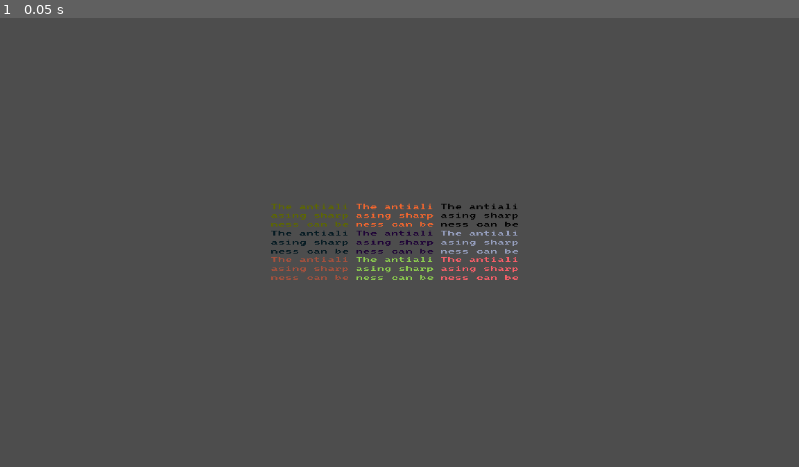
Above: before the commit, frame 1.
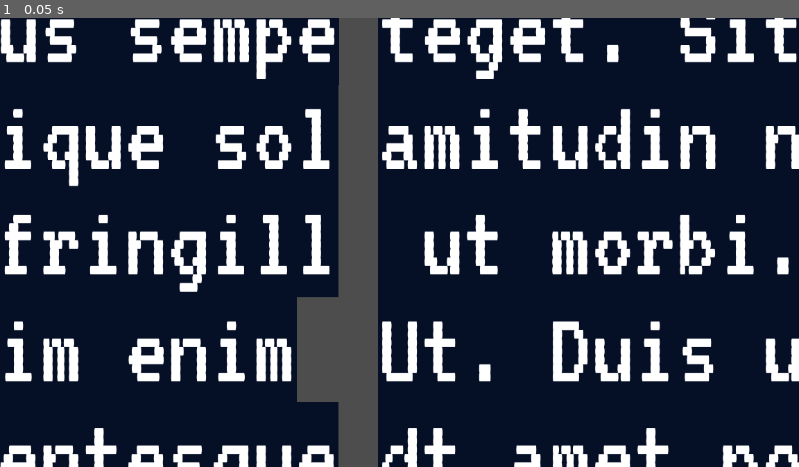
Above: after the commit, the same moment.

Repository: bjornarprytz/discovery
Game: Godot game, scene res://main.tscn
Same seed, same stepped clock (60 frames per second), same inputs: the game is played once before the commit and once after it.
Inputs:
- Up to frame 1 (0.05 s): no input

The runs differ from the first frame. In frame 1, 94% of the frame differs, in the area x 0-100%, y 0-100%.

Commit message:
fixed a lot of bugs. Still a off-by-one thing remains

Diff:
--- a/src/autoload.gd
+++ b/src/autoload.gd
@@ -1,7 +1,9 @@
-@tool
 extends Node2D
 class_name Global
 
+signal moved(step: Vector2)
+
+const font_size : Vector2 = Vector2(102.0, 256.0)
 var corpus_line_length : int = 64
 var segment_width : int = 12
 var segment_height : int = 3
@@ -11,7 +13,7 @@
 var words : Array[String] = []
 var visited : Array[bool] = []
 
-var corpus = "
+@onready var corpus = "
 Lorem ipsum dolor sit amet, consectetur adipiscing elit, sed do eiusmod tempor incididunt ut labore et dolore magna ali …(780 unchanged characters)…
 Arcu ac tortor dignissim convallis aenean. Proin sed libero enim sed faucibus turpis. Sagittis purus sit amet volutpat  …(819 unchanged characters)…
 Sit amet commodo nulla facilisi. Blandit aliquam etiam erat velit scelerisque in dictum non consectetur. Mauris in aliq …(690 unchanged characters)…
@@ -20,13 +22,18 @@
 "
 func visit(idx: int) -> void:
 	var normalized_idx = normalize_idx(idx)
+	print("Visiting ", normalized_idx, " ", get_char_at(idx))
 	assert(!visited[normalized_idx])
 	visited[normalized_idx] = true
 
 func is_visited(idx: int) -> bool:
 	var normalized_idx = normalize_idx(idx)
+	var result = visited[normalized_idx]
 
-	return visited[normalized_idx]
+	if (result):
+		print(normalized_idx, " is visited")
+
+	return result
 
 func get_char_at(idx: int) -> String:
 	var normalized_idx = normalize_idx(idx)
@@ -39,6 +46,8 @@
 	while n < 0:
 		n += corpus.length()
 
+	#if (n != idx):
+		#print ("Normalized ", idx, " to ", n, " because it was outside bounds: ", corpus.length())
 	return n
 
 
--- a/src/logic/text-segment.gd
+++ b/src/logic/text-segment.gd
@@ -1,4 +1,3 @@
-@tool
 extends RichTextLabel
 class_name TextSegment
 
@@ -6,34 +5,47 @@
 
 var t : RichTextEffect
 
+func set_start_index(idx: int) -> void:
+	var normalized_idx = Autoload.normalize_idx(idx)
+	start_index = normalized_idx
+	refresh()
+
+
 func contains_idx(idx: int) -> bool:
-	# TODO: Check if this actually works
-
 	var normalized_idx = Autoload.normalize_idx(idx)
 
 	for l in range(Autoload.segment_height):
-		if (start_index >= normalized_idx and normalized_idx >= Autoload.corpus_line_length):
+		var line_idx = start_index + (l * Autoload.corpus_line_length)
+
+		if (line_idx <= normalized_idx and normalized_idx < line_idx + Autoload.segment_width):
 			return true
-		normalized_idx -= Autoload.corpus_line_length
 
 	return false
 
-func set_start_index(idx: int) -> void:
-	var normalized_idx = Autoload.normalize_idx(idx)
-	start_index = normalized_idx
+func refresh() -> void:
 	clear()
+	push_bgcolor(Color.from_string("050f26", Color.PURPLE))
 	for l in range(Autoload.segment_height):
-		var line = _get_line(start_index + (l * Autoload.corpus_line_length))
-		append_text(line)
+		_append_line(start_index + (l * Autoload.corpus_line_length))
+	pop()
 
-func _get_line(idx: int) -> String:
-
-	var corpus : String = Autoload.corpus
+func _append_line(idx: int) -> void:
 	var normalized_idx = Autoload.normalize_idx(idx)
 
-	var line_end = normalized_idx + Autoload.segment_width
+	var is_marking : bool
+	for pos in range(Autoload.segment_width):
+		var char_idx = normalized_idx + pos
+		var letter = Autoload.get_char_at(char_idx)
+		var is_visited = Autoload.is_visited(char_idx)
 
-	if (line_end >= corpus.length()):
-		return corpus.substr(normalized_idx) + corpus.substr(0, line_end - corpus.length())
-	else:
-		return corpus.substr(normalized_idx, Autoload.segment_width)
+		if (is_visited and !is_marking):
+			is_marking = true
+			push_color(Color.PINK)
+		if (!is_visited and is_marking):
+			is_marking = false
+			pop()
+
+		append_text(letter)
+		print ("letter: (", letter, ")")
+	if (is_marking):
+		pop()
--- a/src/logic/text.gd
+++ b/src/logic/text.gd
@@ -1,14 +1,12 @@
-@tool
-
 extends Node2D
 class_name TextGame
 
 @onready var segment_spawner = preload("res://logic/text-segment.tscn")
+@onready var LINE_LENGTH : int = Autoload.corpus_line_length
 @onready var SEGMENT_HEIGHT : int = Autoload.segment_height * Autoload.corpus_line_length
 @onready var SEGMENT_WIDTH : int = Autoload.segment_width
 
 var current_pos : int = 0
-var center : Vector2
 
 var center_segment : TextSegment
 var north_segment : TextSegment
@@ -25,42 +23,41 @@
 	var destination : int
 	var character: String
 	var visited: bool
-
-
-# Called when the node enters the scene tree for the first time.
+	var step : Vector2
+
 func _ready() -> void:
-	_visit(randi_range(0, Autoload.corpus.length()-1))
-
-	var upper_left : int = current_pos - (((Autoload.segment_width) + (Autoload.segment_height * Autoload.corpus_line_length)) * 1.5)
+	var random_start = randi_range(0, Autoload.corpus.length()-1)
+	var upper_left : int = random_start - ((SEGMENT_WIDTH + SEGMENT_HEIGHT) * 1.5)
 
 	for y in range(3):
 		for x in range(3):
 			var segment = segment_spawner.instantiate() as TextSegment
-			segment.set_start_index(upper_left + (x * Autoload.segment_width) + (y * Autoload.segment_height * Autoload.corpus_line_length))
+			segment.set_start_index(upper_left + (x * SEGMENT_WIDTH) + (y * SEGMENT_HEIGHT))
 			add_child(segment)
 
 			segment.position = -segment.size + Vector2(segment.size.x * x, segment.size.y * y)
-			segment.modulate = Color.from_hsv(randf(),randf(),randf())
-
-	center_segment = get_child(4)
+			#segment.modulate = Color.from_hsv(randf(),randf(),randf())
+
+	nw_segment = get_child(0)
 	north_segment = get_child(1)
 	ne_segment = get_child(2)
+	west_segment = get_child(3)
+	center_segment = get_child(4)
 	east_segment = get_child(5)
+	sw_segment = get_child(6)
+	south_segment = get_child(7)
 	se_segment = get_child(8)
-	south_segment = get_child(7)
-	sw_segment = get_child(6)
-	west_segment = get_child(3)
-	nw_segment = get_child(0)
-	center = (center_segment.size / 2) + Vector2(20.0, 20.0)
+
+	_visit(center_segment.start_index)
 
 func try_move(input : String) -> bool:
 	if (input.length() > 1):
 		return false
 
-	var up = _create_candidate(current_pos - SEGMENT_HEIGHT)
-	var right = _create_candidate(current_pos +1)
-	var down = _create_candidate(current_pos + SEGMENT_HEIGHT)
-	var left = _create_candidate(current_pos -1)
+	var up = _create_candidate(current_pos - LINE_LENGTH, Autoload.font_size * Vector2.UP)
+	var right = _create_candidate(current_pos +1, Autoload.font_size * Vector2.RIGHT)
+	var down = _create_candidate(current_pos + LINE_LENGTH, Autoload.font_size * Vector2.DOWN)
+	var left = _create_candidate(current_pos -1,  Autoload.font_size * Vector2.LEFT)
 
 	var visited = [up, right, down, left].filter(func (c: MoveCandidate): return c.visited)
 	var not_visited = [up, right, down, left].filter(func (c: MoveCandidate): return !c.visited)
@@ -72,31 +69,43 @@
 	for candidate in viable:
 		if (input.nocasecmp_to(candidate.character) == 0):
 			_visit(candidate.destination)
+			Autoload.moved.emit(candidate.step)
 			return true
 
-	if duplicates.any(func (cand: MoveCandidate): return input.nocasecmp_to(cand.character)):
-		print("Tried to move to a duplicate")
+	if duplicates.any(func (cand: MoveCandidate): return input.nocasecmp_to(cand.character) == 0):
+		print("Tried to move to a duplicate: ", input)
 
 	return false
 
 func _visit(target_idx: int):
-	# TODO update bbcodes
 	Autoload.visit(target_idx)
 	current_pos = target_idx
-	print("new pos ", Autoload.get_char_at(current_pos), " ", current_pos)
-
-func _create_candidate(target_idx: int) -> MoveCandidate:
+
+
+	if north_segment.contains_idx(current_pos):
+		_shift_north()
+	elif east_segment.contains_idx(current_pos):
+		_shift_east()
+	elif south_segment.contains_idx(current_pos):
+		_shift_south()
+	elif west_segment.contains_idx(current_pos):
+		_shift_west()
+
+	for s in get_children():
+		(s as TextSegment).refresh()
+
+func _create_candidate(target_idx: int, step: Vector2) -> MoveCandidate:
 	var candidate = MoveCandidate.new()
 	candidate.character = Autoload.get_char_at(target_idx)
 	candidate.destination = target_idx
 	candidate.visited = Autoload.is_visited(target_idx)
+	candidate.step = step
 	return candidate
 
 
 func _shift_north():
 	var new_upper_left : int = nw_segment.start_index - (SEGMENT_HEIGHT)
 	var move_by = center_segment.size.y * 3
-	print("Move y by: ", move_by)
 
 	var temp_segment = sw_segment
 	sw_segment = west_segment
@@ -123,7 +132,6 @@
 func _shift_east():
 	var new_upper_right : int = ne_segment.start_index + SEGMENT_WIDTH
 	var move_by = (center_segment.size.x * 3)
-	print("Move x by: ", move_by)
 
 	var temp_segment = nw_segment
 	nw_segment = north_segment
@@ -149,7 +157,6 @@
 func _shift_south():
 	var new_lower_left : int = sw_segment.start_index + (SEGMENT_HEIGHT)
 	var move_by = center_segment.size.y * 3
-	print("Move y by: ", move_by)
 
 	var temp_segment = nw_segment
 	nw_segment = west_segment
@@ -175,7 +182,6 @@
 func _shift_west():
 	var new_upper_left : int = nw_segment.start_index - SEGMENT_WIDTH
 	var move_by = (center_segment.size.x * 3)
-	print("Move x by: ", move_by)
 
 	var temp_segment = ne_segment
 	ne_segment = north_segment
--- a/src/main.gd
+++ b/src/main.gd
@@ -4,15 +4,28 @@
 @onready var game : TextGame = $Text
 
 
+var target_pos : Vector2
+
 # Called when the node enters the scene tree for the first time.
 func _ready() -> void:
-	cam.position = game.center
-	cam.zoom = Vector2(0.1, 0.05) # For testing infinite scroll
+	cam.position = Autoload.font_size / 2
+	target_pos = cam.position
+	cam.zoom = Vector2(.6, .6)
+	Autoload.moved.connect(_move_target)
+
+var tween : Tween
+
+func _move_target(step: Vector2):
+	target_pos += step
+	if (tween != null):
+		tween.kill()
+
+	tween = create_tween()
+	tween.tween_property(cam, 'position', target_pos, .2)
 
 
 func _unhandled_key_input(event: InputEvent) -> void:
 	if (event.is_released()):
 		var key = event.as_text()
-		print(key)
 		if (game.try_move(key)):
 			print("Moved to ", key)
Not shown, changed: readme.md
